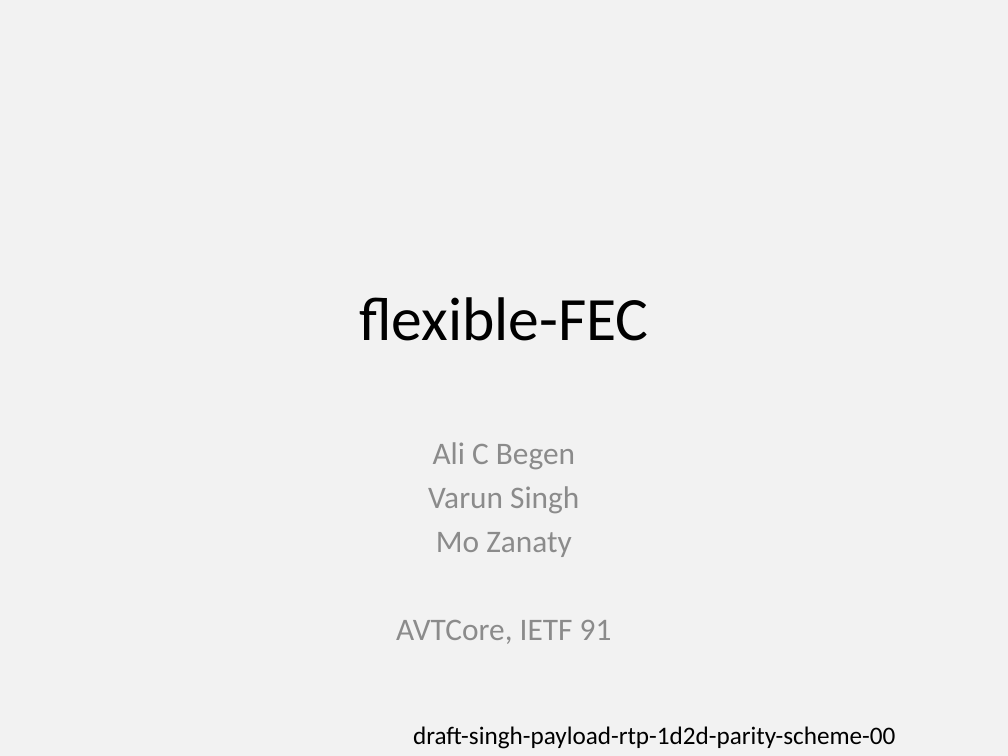
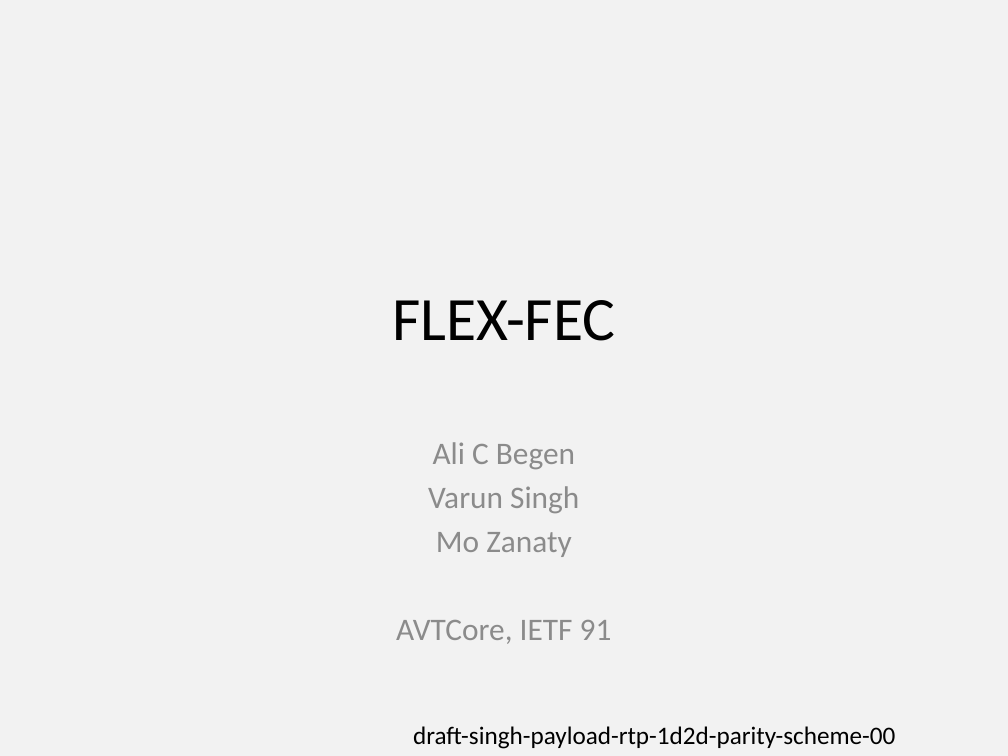
Before and after one commit to vr000m/payload-1d2d-parity-fec, a slide deck: slide 1 of 1d2d/presentations/91-avtcore-flexible-fec.pptx. Drawn at 1008x756 pixels with LibreOffice and Linux fonts; fonts in the diff are those of the drawing. Boxes give left, top, right and bottom in pixels: in the first picture for what was removed or moved away, otherwise in the second. Text is boxed around its words. In the diff, an @@ line names an element or a change of style, - is before the commit and + after.

```diff
--- a/1d2d/presentations/91-avtcore-flexible-fec.pptx
+++ b/1d2d/presentations/91-avtcore-flexible-fec.pptx
@@ title at (x1=392, y1=300, x2=615, y2=341): text changed @@
-flexible-FEC
+FLEX-FEC
```
Also in this commit, not shown: 6 other slides changed, 2 slides added, 1 slide removed, 2 other files.
